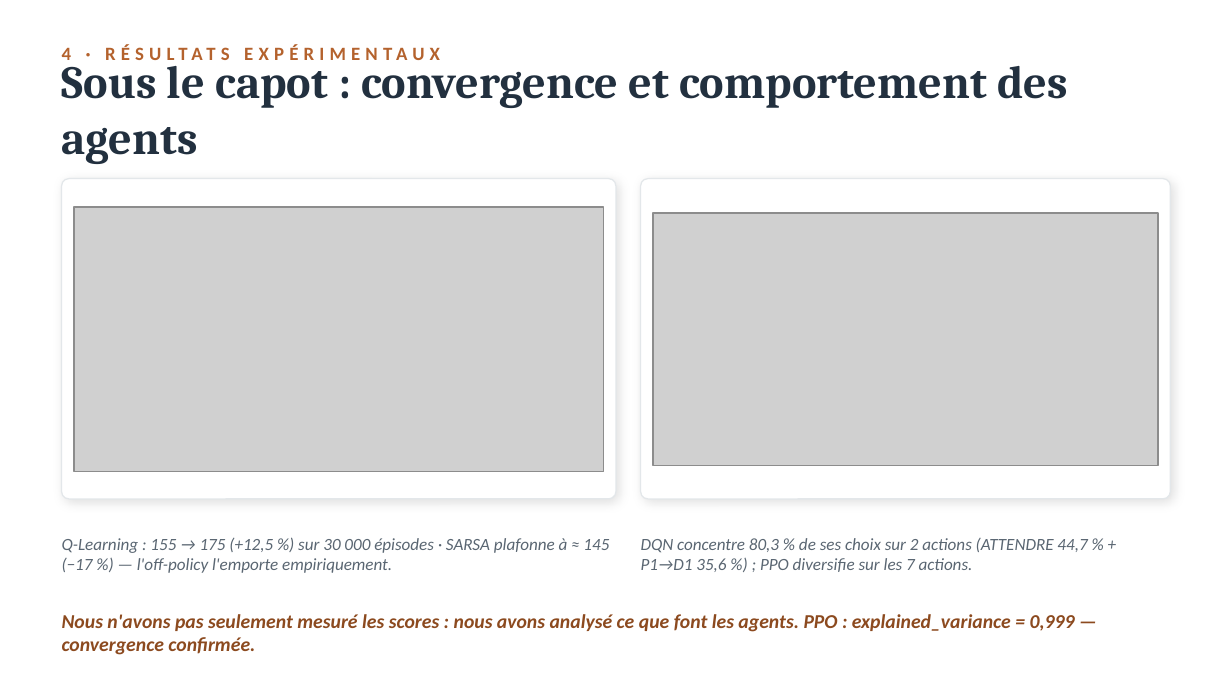
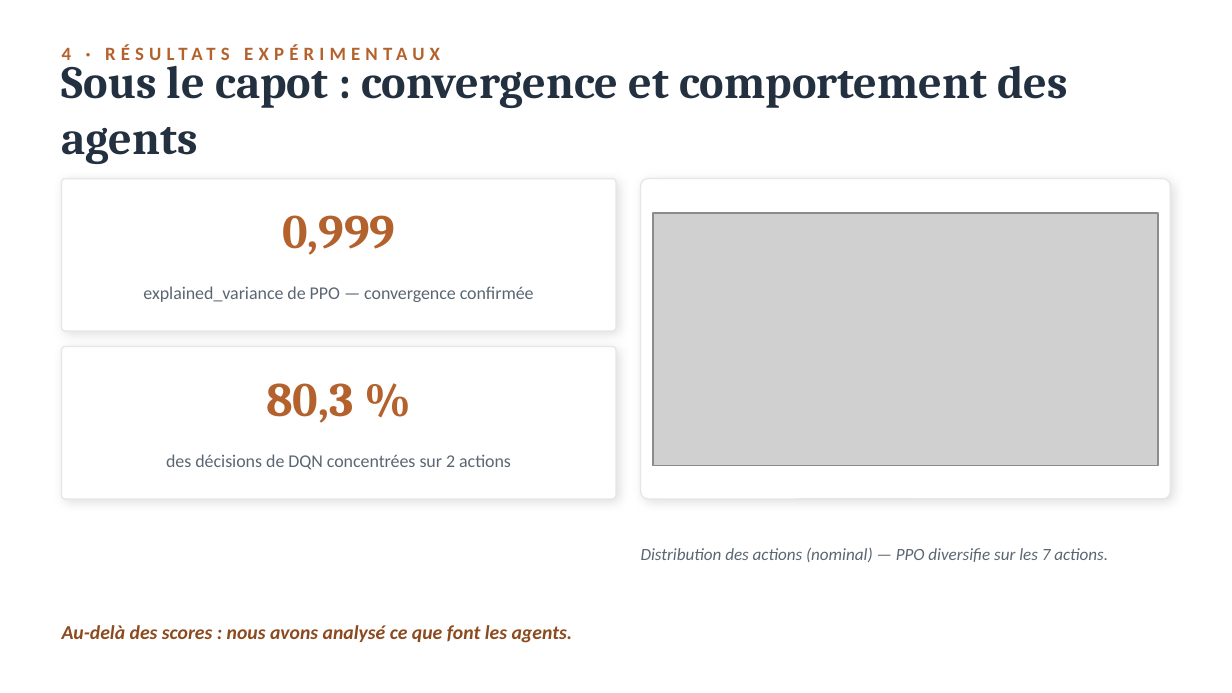
Before and after one commit to Juan-Lucas/memoire-master-rl-logistique, a slide deck: slide 20 of reports/Soutenance_MUPASA_KALUNGA_M2_DataScience.pptx. Drawn at 1232x693 pixels with LibreOffice and Linux fonts; fonts in the diff are those of the drawing; grey boxes stand for pictures. Boxes give left, top, right and bottom in pixels: in the first picture for what was removed or moved away, otherwise in the second. Text is boxed around its words. In the diff, an @@ line names an element or a change of style, - is before the commit and + after.

```diff
--- a/reports/Soutenance_MUPASA_KALUNGA_M2_DataScience.pptx
+++ b/reports/Soutenance_MUPASA_KALUNGA_M2_DataScience.pptx
@@ rounded rectangle: place and size @@
-rounded rectangle at [62,179,616,499]
+rounded rectangle at [62,179,616,331]
@@ picture removed at [74,207,604,472] @@
@@ text added at [282,215,395,255], 28 pt, text #B4622D, bold @@
+0,999
@@ text added at [143,286,534,302], 10.5 pt, text #5A6672 @@
+explained_variance de PPO — convergence confirmée
@@ rounded rectangle added at [62,346,616,499], fill #FFFFFF, outline #E3E7EA 0.75 pt @@
@@ text added at [266,383,354,423], 28 pt, text #B4622D, bold @@
+80,3 %
@@ text added at [166,454,511,470], 10.5 pt, text #5A6672 @@
+des décisions de DQN concentrées sur 2 actions
@@ text removed at [62,538,609,573] @@
-Q-Learning : 155 → 175 (+12,5 %) sur 30 000 épisodes · SARSA plafonne à ≈ 145 (−17 %) — l'off-policy l'emporte empiriquement.
@@ text at [641,547,1108,562]: text changed @@
-DQN concentre 80,3 % de ses choix sur 2 actions (ATTENDRE 44,7 % + P1→D1 35,6 %) ; PPO diversifie sur les 7 actions.
+Distribution des actions (nominal) — PPO diversifie sur les 7 actions.
@@ text at [62,625,573,643]: text changed @@
-Nous n'avons pas seulement mesuré les scores : nous avons analysé ce que font les agents. PPO : explained_variance = 0,999 — convergence confirmée.
+Au-delà des scores : nous avons analysé ce que font les agents.
```
Also in this commit, not shown: 6 other slides changed, 1 other file.
